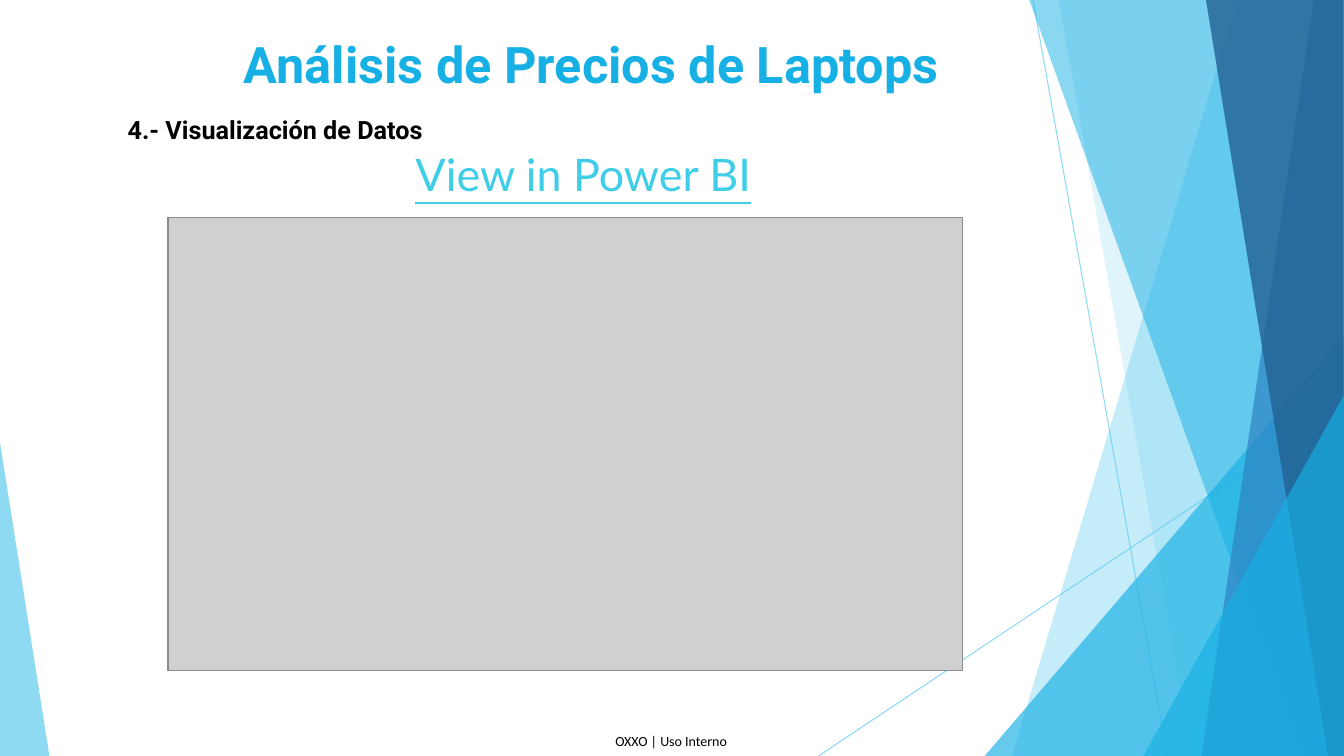
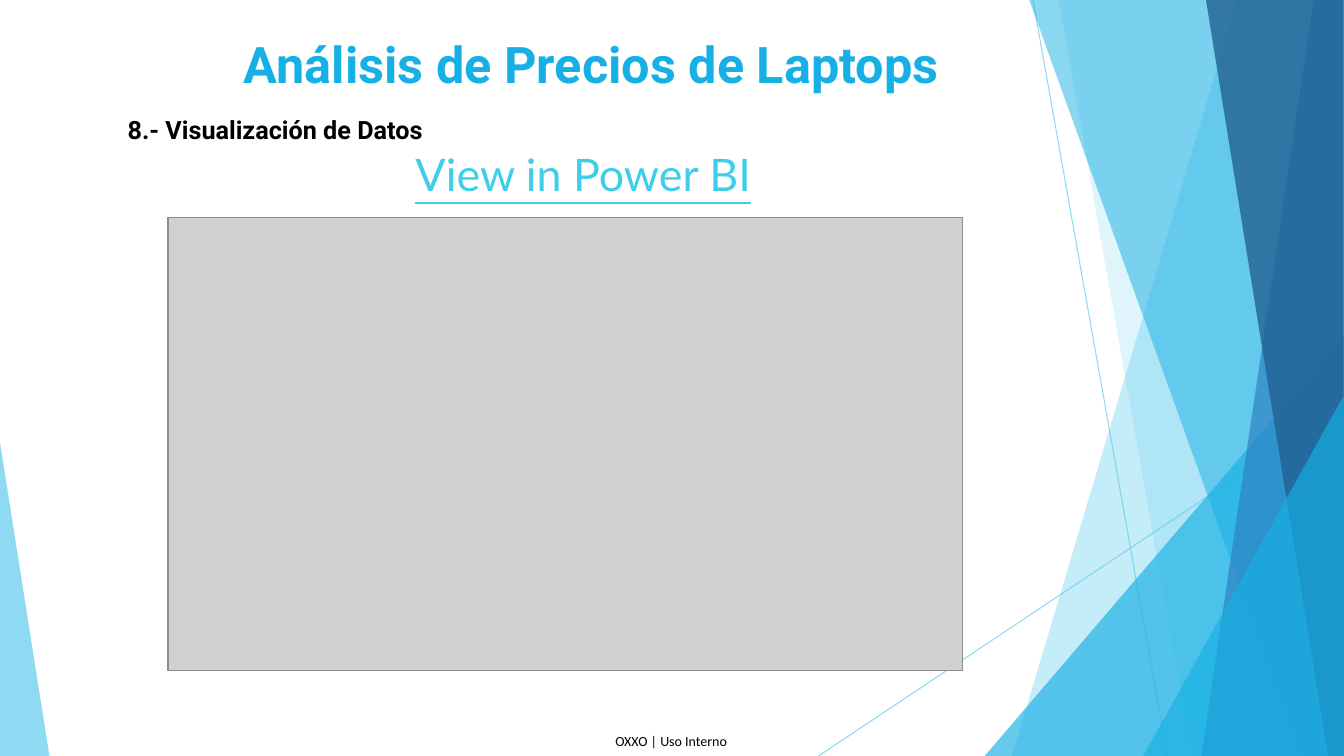
Before and after one commit to pinefox8383/Proyecto_Final_Diplomado, a slide deck: slide 10 of Presentación.pptx (slide 9 before the commit). Drawn at 1344x756 pixels with LibreOffice and Linux fonts; fonts in the diff are those of the drawing; grey boxes stand for pictures. Boxes give left, top, right and bottom in pixels: in the first picture for what was removed or moved away, otherwise in the second. Text is boxed around its words. In the diff, an @@ line names an element or a change of style, - is before the commit and + after.

```diff
--- a/Presentación.pptx
+++ b/Presentación.pptx
@@ text at <box>128,120,422,140</box>: text changed @@
-4.- Visualización de Datos
+8.- Visualización de Datos
```
Also in this commit, not shown: 7 other slides changed.
